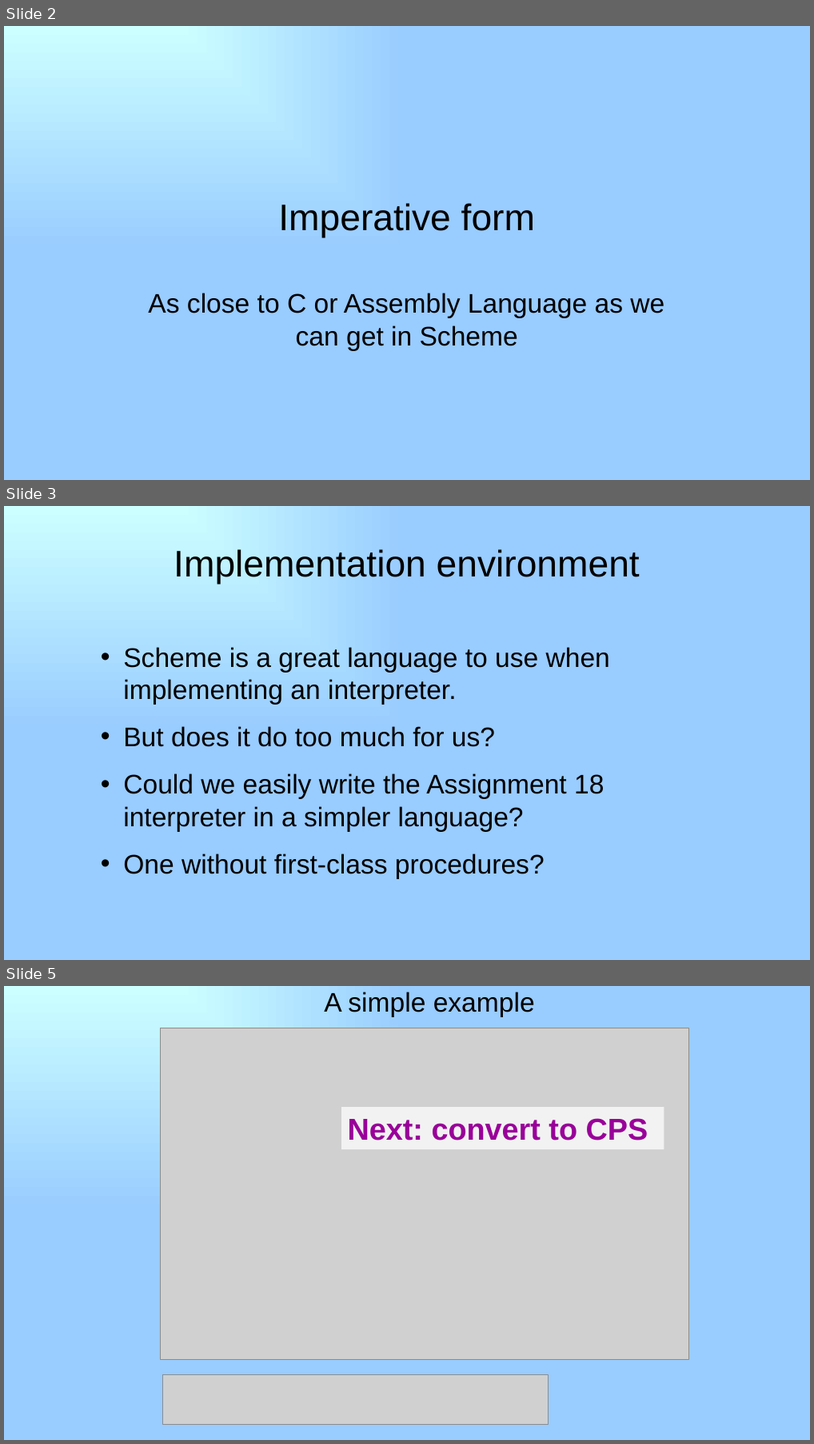
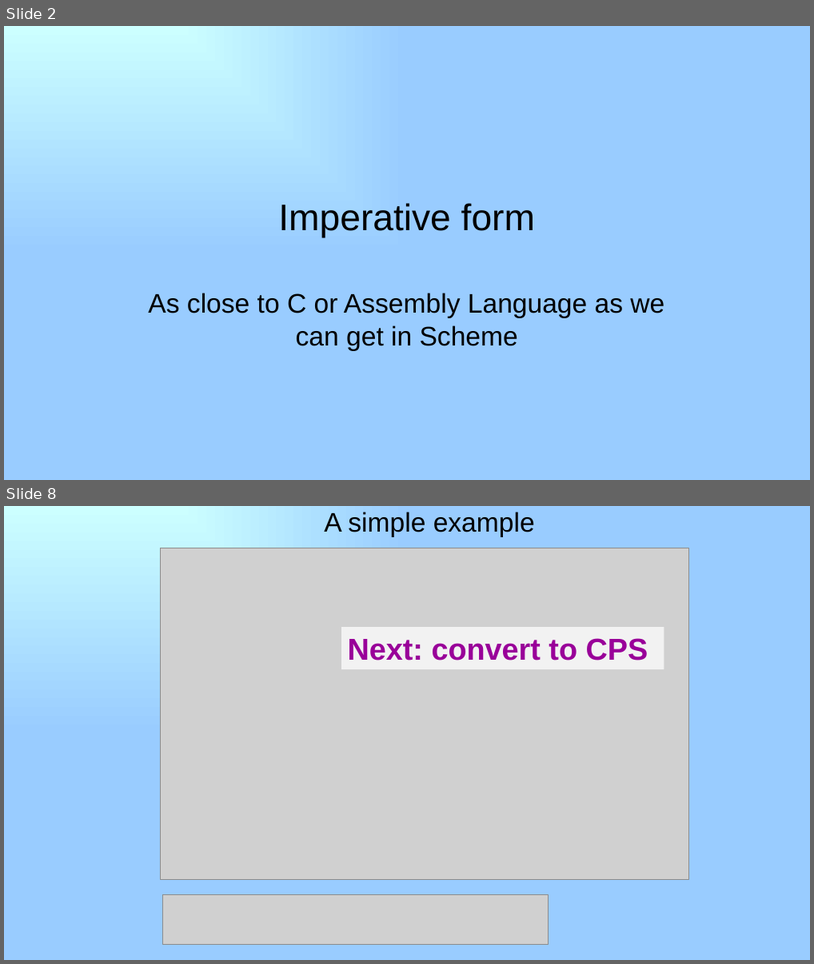
Before and after one commit to RHIT-CSSE/csse304, a slide deck: ClassMaterials/ImperativeForm/34-imperative-form.pptx. Shown one above the other, each under a label of ours: slides 2, 3 and 5 before the commit, slides 2 and 8 after it; the slides between them are not shown. The pictures are 814x1444 and 814x964 pixels, drawn with LibreOffice and Linux fonts; fonts in the diff are those of the drawing; grey boxes stand for pictures. Boxes give left, top, right and bottom in pixels: in the first picture for what was removed or moved away, otherwise in the second. Text is boxed around its words. In the diff, an @@ line names an element or a change of style, - is before the commit and + after.

```diff
--- a/ClassMaterials/ImperativeForm/34-imperative-form.pptx
+++ b/ClassMaterials/ImperativeForm/34-imperative-form.pptx
@@ slide 3 removed at (4, 506, 810, 960), background gradient #CCFFFF to #99CCFF @@
@@ title removed at (174, 549, 640, 584) @@
-Implementation environment
@@ text removed at (123, 647, 610, 879) @@
-• Scheme is a great language to use when implementing an interpreter.
-• But does it do too much for us?
-• Could we easily write the Assignment 18 interpreter in a simpler language?
-• One without first-class procedures?
@@ what was slide 5 is now slide 8 @@
```
Also in this commit, not shown: 3 slides changed, 4 slides added, 4 other files.
